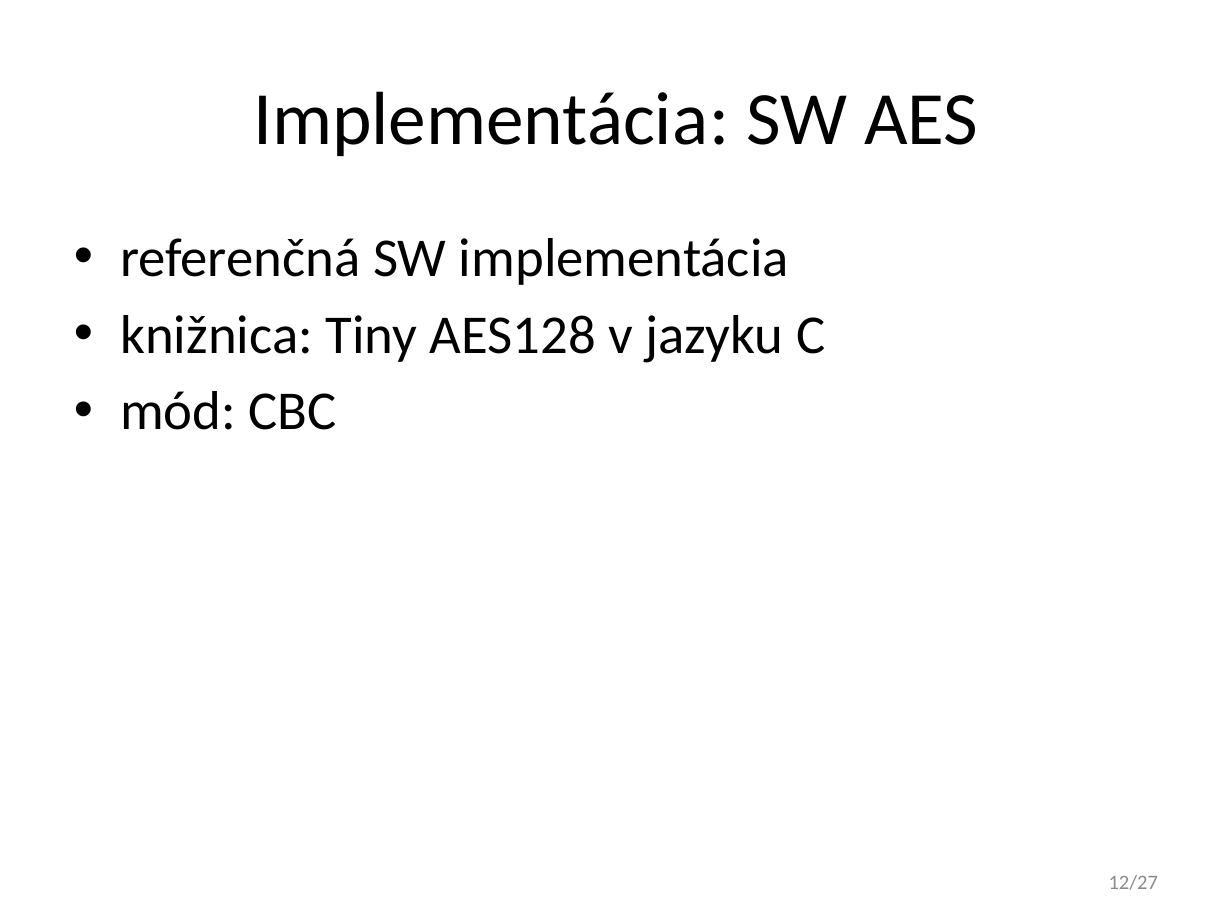
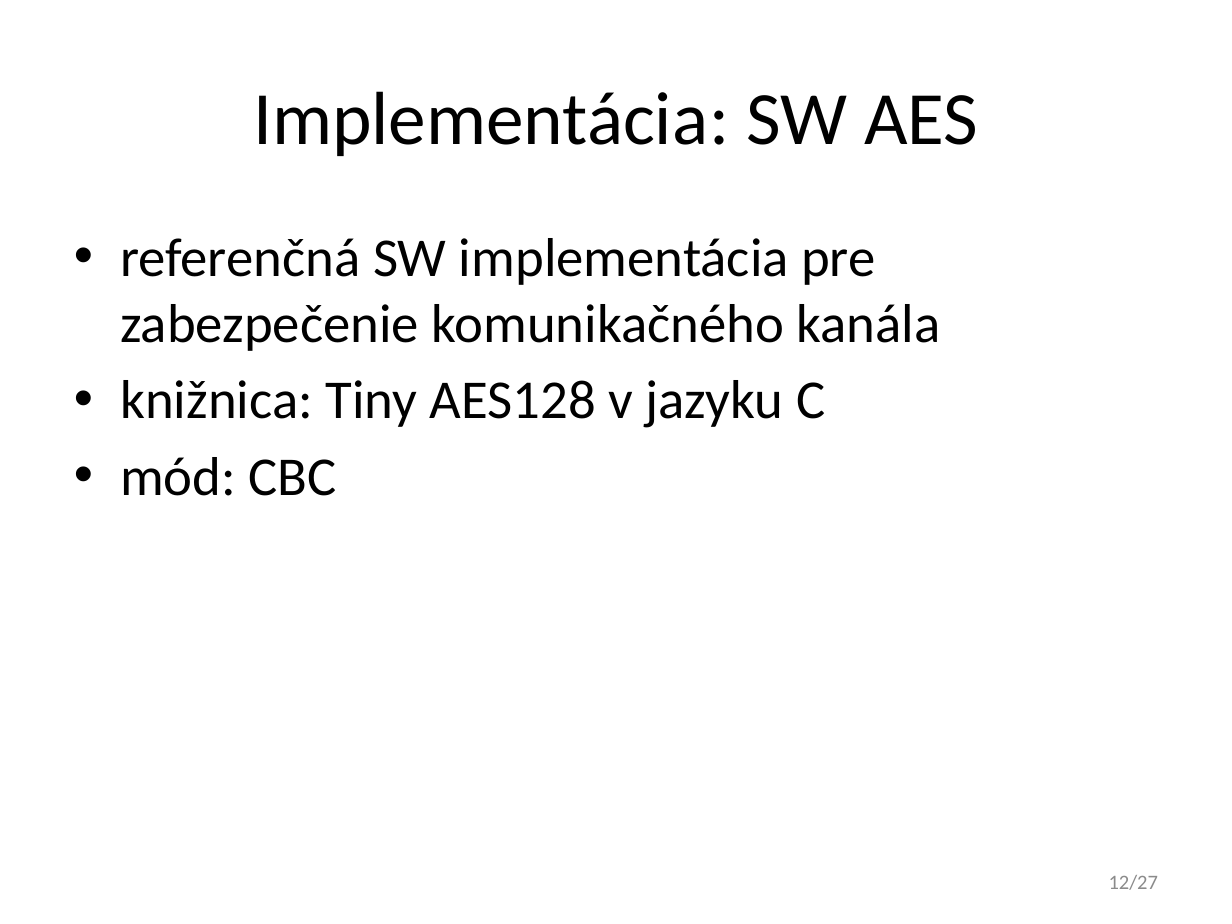
Before and after one commit to javacard-FOSS-applets/nrf6310-pca10007, a slide deck: slide 12 of Obhajoba/xdoubravsky_dp.pptx. Drawn at 1232x924 pixels with LibreOffice and Linux fonts; fonts in the diff are those of the drawing. Boxes give left, top, right and bottom in pixels: in the first picture for what was removed or moved away, otherwise in the second. Text is boxed around its words. In the diff, an @@ line names an element or a change of style, - is before the commit and + after.

```diff
--- a/Obhajoba/xdoubravsky_dp.pptx
+++ b/Obhajoba/xdoubravsky_dp.pptx
@@ text at <box>120,238,941,351</box>: text changed @@
-• referenčná SW implementácia
+• referenčná SW implementácia pre zabezpečenie komunikačného kanála
```
Also in this commit, not shown: 12 other slides changed, 1 other file.
